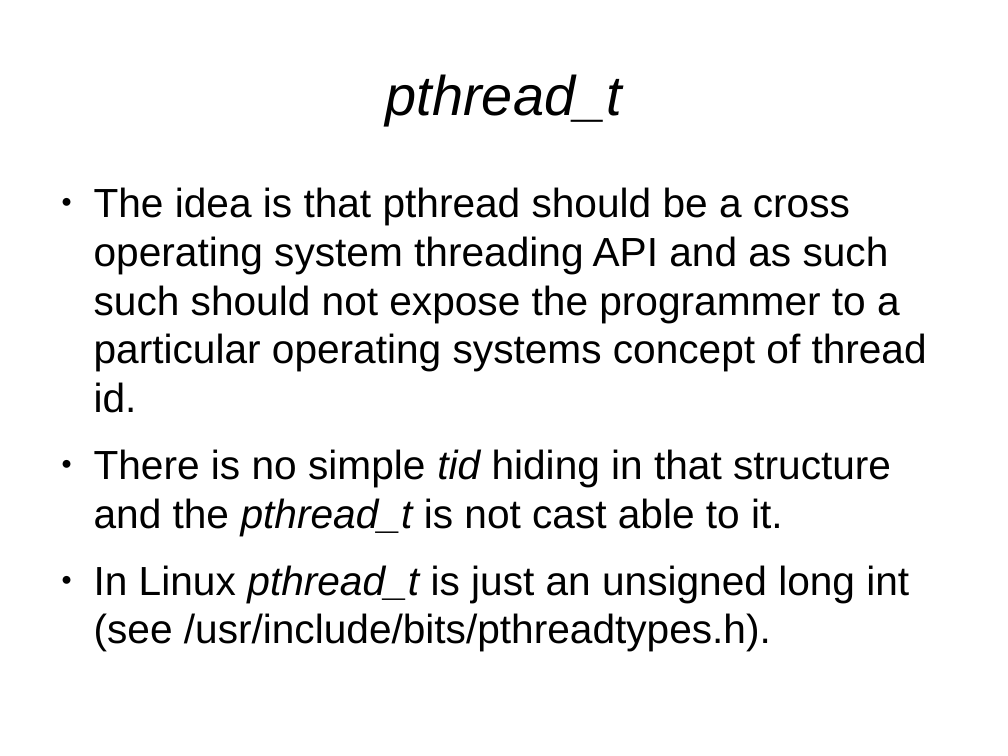
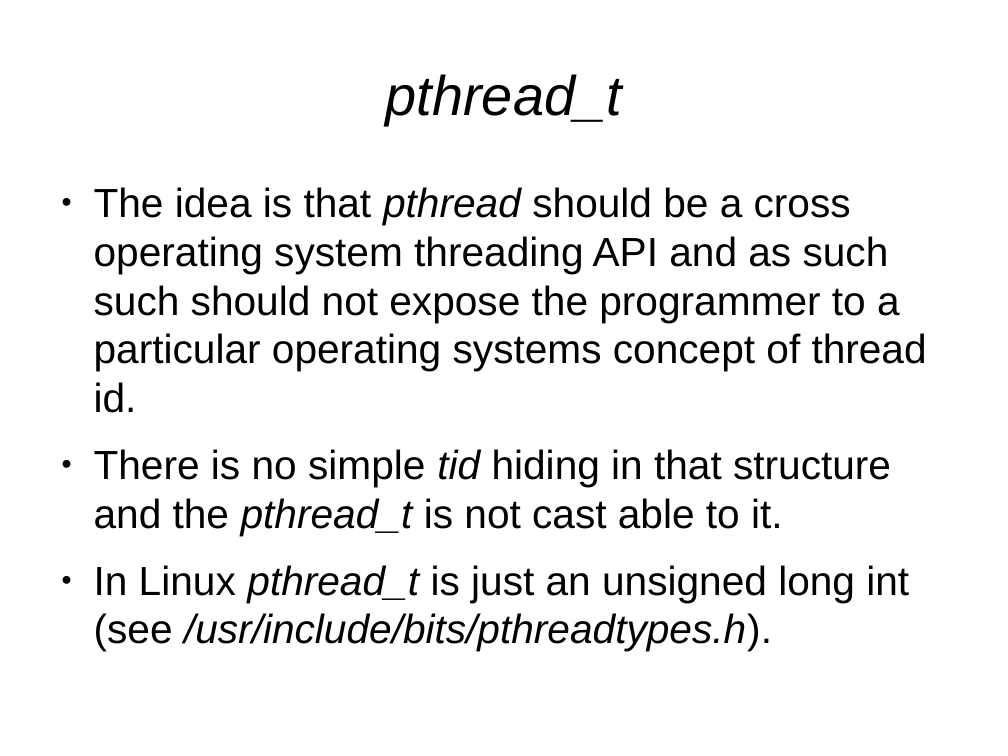
Before and after one commit to veltzer/demos-linux, a slide deck: slide 5 of doc/odp/pthreads_linux.odp. Drawn at 1008x756 pixels with LibreOffice and Linux fonts; fonts in the diff are those of the drawing. Boxes give left, top, right and bottom in pixels: in the first picture for what was removed or moved away, otherwise in the second. Text is boxed around its words. In the diff, an @@ line names an element or a change of style, - is before the commit and + after.

```diff
--- a/doc/odp/pthreads_linux.odp
+++ b/doc/odp/pthreads_linux.odp
@@ text at bbox=[94, 187, 927, 651]: italic on in "pthread", "/usr/include/bits/pthreadtypes.h)." @@
```
Also in this commit, not shown: 7 other slides changed, 1 other file.
